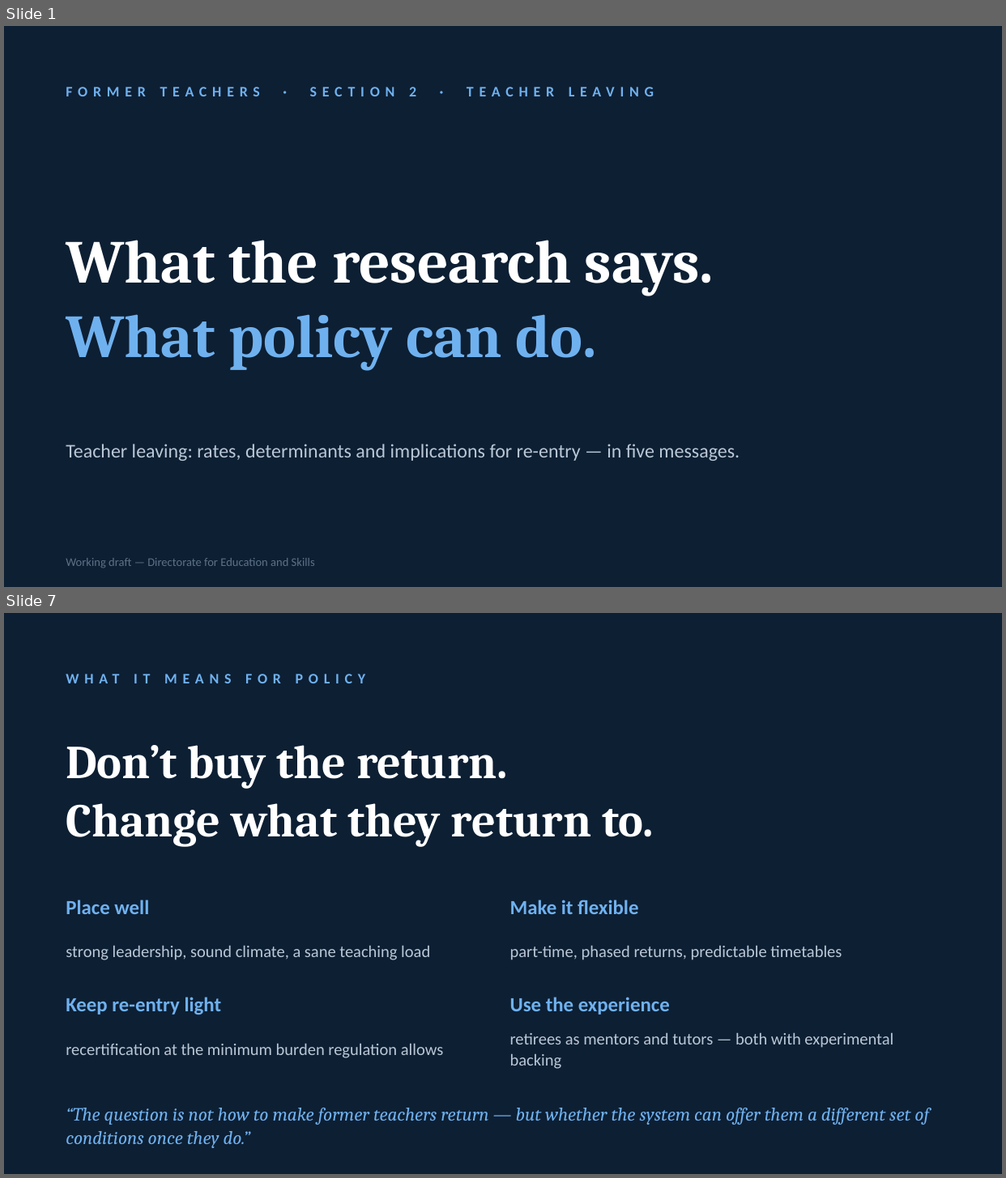
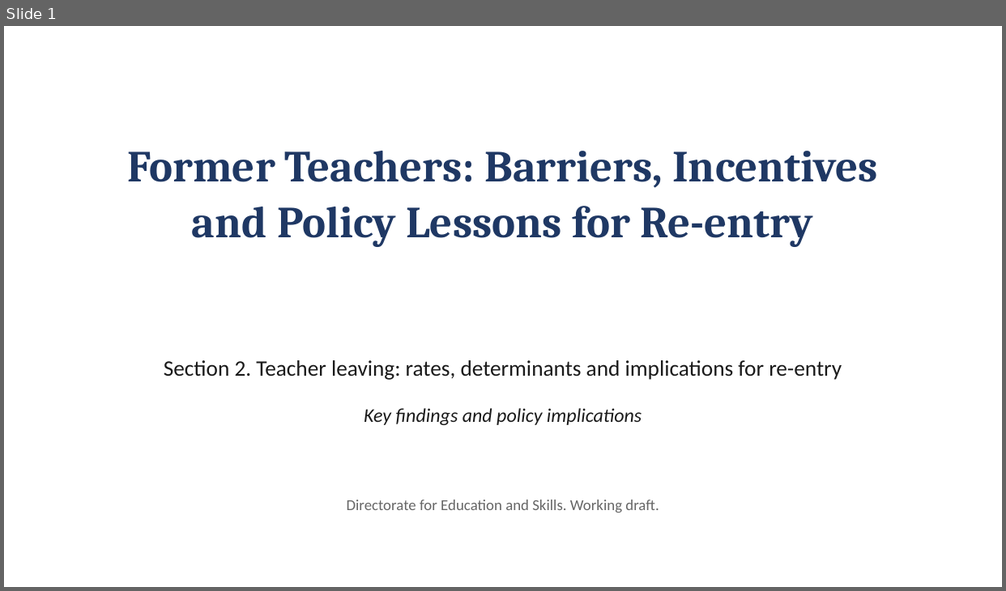
Before and after one commit to jedr1-ship-it/Former-Teachers, a slide deck: Former_Teachers_key_messages.pptx. Shown one above the other, each under a label of ours: slides 1 and 7 before the commit, slide 1 after it; the slides between them are not shown. The pictures are 1006x1178 and 1006x591 pixels, drawn with LibreOffice and Linux fonts; fonts in the diff are those of the drawing. Boxes give left, top, right and bottom in pixels: in the first picture for what was removed or moved away, otherwise in the second. Text is boxed around its words. In the diff, an @@ line names an element or a change of style, - is before the commit and + after.

```diff
--- a/Former_Teachers_key_messages.pptx
+++ b/Former_Teachers_key_messages.pptx
@@ slide 7 removed at (4,613,1002,1174), background #0D1F33 @@
@@ text removed at (66,674,366,683) @@
-WHAT IT MEANS FOR POLICY
@@ text removed at (66,745,654,847) @@
-Don’t buy the return.
-Change what they return to.
@@ text removed at (66,900,149,914) @@
-Place well
@@ text removed at (510,900,638,914) @@
-Make it flexible
@@ text removed at (66,945,430,960) @@
-strong leadership, sound climate, a sane teaching load
@@ text removed at (510,945,842,960) @@
-part-time, phased returns, predictable timetables
@@ text removed at (66,997,222,1015) @@
-Keep re-entry light
@@ text removed at (510,997,670,1015) @@
-Use the experience
@@ text removed at (66,1043,443,1059) @@
-recertification at the minimum burden regulation allows
@@ text removed at (510,1033,893,1069) @@
-retirees as mentors and tutors — both with experimental backing
@@ text removed at (66,1108,929,1148) @@
-“The question is not how to make former teachers return — but whether the system can offer them a different set of conditions once they do.”
@@ slide 1 changed as well @@
@@ background #0D1F33 to #FFFFFF @@
@@ text "Former Teachers: Barriers, Incentives and ..." at (128,151,877,247): vertical alignment middle to top @@
@@ text at (128,151,877,247): text changed; size 10.5 to 32 pt; font Calibri to Cambria; text colour #6FB1EF to #1F3864 @@
-FORMER TEACHERS · SECTION 2 · TEACHER LEAVING
+Former Teachers: Barriers, Incentives and Policy Lessons for Re-entry
@@ text at (164,361,842,380): text changed; size 44 to 16 pt; font Cambria to Calibri; text colour #FFFFFF to #1A1A1A; bold off @@
-What the research says.
-What policy can do.
+Section 2. Teacher leaving: rates, determinants and implications for re-entry
@@ text at (364,408,641,425): text changed; text colour #B9C7D6 to #1A1A1A; italic on @@
-Teacher leaving: rates, determinants and implications for re-entry — in five messages.
+Key findings and policy implications
@@ text at (347,500,658,513): text changed; size 8.5 to 11 pt; text colour #5D7186 to #666666 @@
-Working draft — Directorate for Education and Skills
+Directorate for Education and Skills. Working draft.
```
Also in this commit, not shown: 4 other slides changed, 2 slides added, 1 other slide removed.
